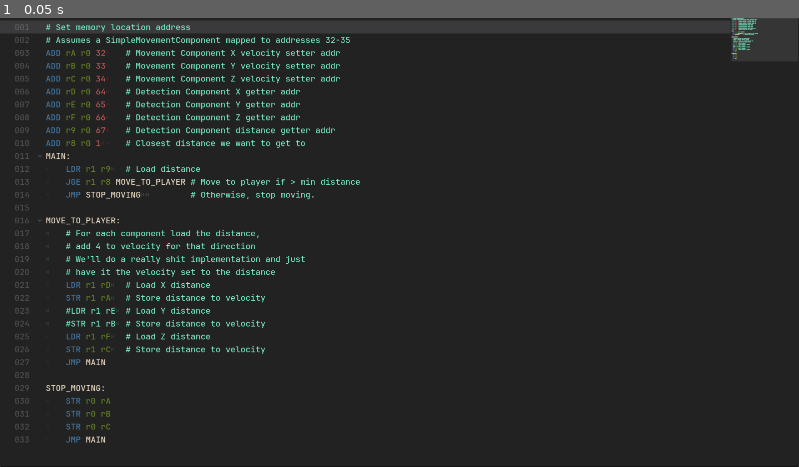
Above: before the commit, frame 1.
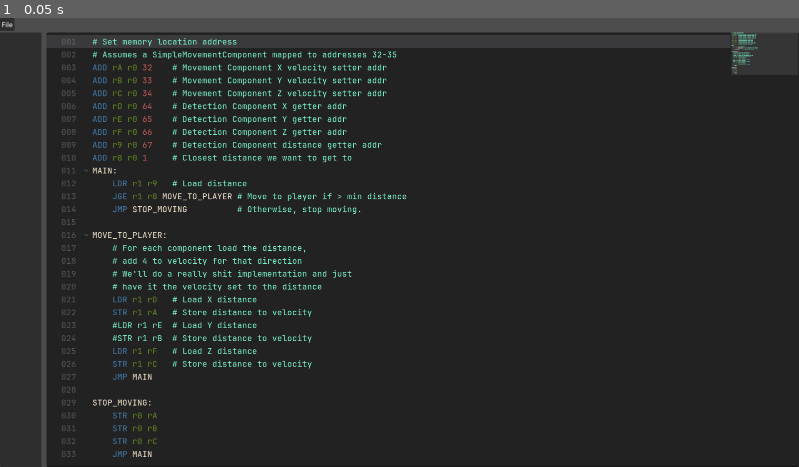
Above: after the commit, the same moment.

Repository: donmegamuffin/ASM
Game: Godot game, scene res://scenes/UI/code_editor.tscn
Two runs of this game, one before a commit and one after it. Both use one fixed random seed, a clock stepped at 60 frames per second and the inputs below.
Inputs:
- Up to frame 1 (0.05 s): no input

The runs differ from the first frame. In frame 1, 11% of the frame differs, in the area x 0-100%, y 0-100%.

Commit message:
Working on file loading

Diff:
--- a/scenes/UI/code_editor.tscn
+++ b/scenes/UI/code_editor.tscn
@@ -1,6 +1,7 @@
 [gd_scene format=3 uid="uid://be7uqiweqr7mw"]
 
 [ext_resource type="Script" uid="uid://dn0186qo0a6js" path="res://scripts/code_editor/main_panel.gd" id="1_q0psu"]
+[ext_resource type="Script" uid="uid://rq3ci5iiuamh" path="res://scripts/code_editor/menubar_file.gd" id="2_0pfut"]
 [ext_resource type="Script" uid="uid://ckasmbru56no2" path="res://scripts/code_editor/syntax_highlighter.gd" id="2_i4sis"]
 [ext_resource type="FontFile" uid="uid://b3o5431r5xjjs" path="res://assets/fonts/JetBrainsMono-Regular.ttf" id="2_xqpb2"]
 [ext_resource type="Script" uid="uid://2scbcltm7a5f" path="res://scripts/code_editor/code_edit.gd" id="4_cctyv"]
@@ -17,16 +18,49 @@
 grow_vertical = 2
 script = ExtResource("1_q0psu")
 
-[node name="Panel" type="Panel" parent="." unique_id=642531413]
+[node name="VBoxContainer" type="VBoxContainer" parent="." unique_id=549298703]
 layout_mode = 1
 anchors_preset = 15
 anchor_right = 1.0
 anchor_bottom = 1.0
 grow_horizontal = 2
 grow_vertical = 2
+
+[node name="MenuBar" type="MenuBar" parent="VBoxContainer" unique_id=793730584]
+layout_mode = 2
+
+[node name="FileMenu" type="PopupMenu" parent="VBoxContainer/MenuBar" unique_id=1903884996]
+unique_name_in_owner = true
+title = "File"
+item_count = 4
+item_0/text = "New"
+item_0/id = 0
+item_1/text = "Open"
+item_1/id = 1
+item_2/text = "Save"
+item_2/id = 2
+item_3/text = "Save As"
+item_3/id = 3
+script = ExtResource("2_0pfut")
+
+[node name="HSplitContainer" type="HSplitContainer" parent="VBoxContainer" unique_id=265782876]
+layout_mode = 2
+size_flags_vertical = 3
+
+[node name="VSplitContainer" type="VSplitContainer" parent="VBoxContainer/HSplitContainer" unique_id=1032960584]
+layout_mode = 2
+
+[node name="Tree" type="Tree" parent="VBoxContainer/HSplitContainer/VSplitContainer" unique_id=1091330598]
+custom_minimum_size = Vector2(100, 0)
+layout_mode = 2
+
+[node name="Panel" type="Panel" parent="VBoxContainer/HSplitContainer" unique_id=642531413]
+layout_mode = 2
+size_flags_horizontal = 3
+size_flags_vertical = 3
 metadata/_edit_use_anchors_ = true
 
-[node name="CodeEdit" type="CodeEdit" parent="Panel" unique_id=1317012361]
+[node name="CodeEdit" type="CodeEdit" parent="VBoxContainer/HSplitContainer/Panel" unique_id=1317012361]
 unique_name_in_owner = true
 layout_mode = 1
 anchors_preset = 15
@@ -77,7 +111,6 @@
 syntax_highlighter = SubResource("CodeHighlighter_cctyv")
 highlight_all_occurrences = true
 highlight_current_line = true
-draw_tabs = true
 symbol_lookup_on_click = true
 symbol_tooltip_on_hover = true
 line_folding = true
@@ -93,5 +126,6 @@
 auto_brace_completion_highlight_matching = true
 script = ExtResource("4_cctyv")
 
-[connection signal="breakpoint_toggled" from="Panel/CodeEdit" to="." method="_on_code_edit_breakpoint_toggled"]
-[connection signal="text_changed" from="Panel/CodeEdit" to="Panel/CodeEdit" method="_on_text_changed"]
+[connection signal="file_content_read" from="VBoxContainer/MenuBar/FileMenu" to="VBoxContainer/HSplitContainer/Panel/CodeEdit" method="_on_file_menu_file_content_read"]
+[connection signal="index_pressed" from="VBoxContainer/MenuBar/FileMenu" to="VBoxContainer/MenuBar/FileMenu" method="_on_index_pressed"]
+[connection signal="text_changed" from="VBoxContainer/HSplitContainer/Panel/CodeEdit" to="VBoxContainer/HSplitContainer/Panel/CodeEdit" method="_on_text_changed"]
--- a/scripts/code_editor/code_edit.gd
+++ b/scripts/code_editor/code_edit.gd
@@ -12,3 +12,7 @@
 func _on_text_changed() -> void:
 	request_code_completion(true)
 	get_code_completion_options()
+
+
+func _on_file_menu_file_content_read(text: String) -> void:
+	self.text = text
--- a/scripts/code_editor/main_panel.gd
+++ b/scripts/code_editor/main_panel.gd
@@ -1,23 +1,4 @@
 extends Control
 
 func _ready() -> void:
-	print(ASMInstructions.EInstruction.MAX)
-	#var code: ASMCompiler.Program = ASMCompiler.compile(%CodeEdit.text)
-	#print(type_string(typeof(code)))
-	#for line in code.instructions:
-	#	print(line)
-
-
-
-
-func _on_code_edit_breakpoint_toggled(_line: int) -> void:
-	var code: ASMCompiler.Program = ASMCompiler.compile(%CodeEdit.text)
-	print(type_string(typeof(code)))
-	for inst in code.instructions:
-		print(inst)
-	%cpu_node.load_program(code)
-	print(%cpu_node.program.instructions)
-	for i in range(10):
-		%cpu_node.tick()
-		print(%cpu_node.ip)
-		print(%cpu_node.registers[1])
+	%FileMenu.code_edit = %CodeEdit
--- /dev/null
+++ b/scripts/code_editor/menubar_file.gd
@@ -0,0 +1,61 @@
+extends PopupMenu
+
+enum STATE{IDLE,OPENING,SAVING}
+
+var fpath: String
+var code_edit: CodeEdit
+var state = STATE.IDLE
+
+signal file_content_read(text: String)
+
+func _on_index_pressed(index: int) -> void:
+	match index:
+		0: new_file()
+		1: open_file()
+		@warning_ignore("standalone_ternary")
+		2: save_as() if fpath else save_as()
+		3: save_as()
+
+func new_file() -> void:
+	return
+
+func open_file() -> void:
+	state = STATE.OPENING
+	var file_dialog := instantiate_filedialog(FileDialog.FileMode.FILE_MODE_OPEN_FILE)
+	get_tree().root.add_child(file_dialog)
+	file_dialog.visible = true
+
+func save() -> void:
+	state = STATE.SAVING
+	_save_file_deferred()
+
+func save_as() -> void:
+	state = STATE.SAVING
+	var file_dialog := instantiate_filedialog(FileDialog.FileMode.FILE_MODE_SAVE_FILE)
+	get_tree().root.add_child(file_dialog)
+	file_dialog.visible = true
+
+func instantiate_filedialog(file_mode: FileDialog.FileMode) -> FileDialog:
+	var file_dialog := FileDialog.new()
+	file_dialog.use_native_dialog = false
+	file_dialog.force_native = false
+	file_dialog.file_mode = file_mode
+	file_dialog.files_selected.connect(_on_file_selected)
+	return file_dialog
+
+func _on_file_selected(path: String)->void:
+	fpath = path
+	match state:
+		STATE.IDLE: return
+		STATE.OPENING: _open_file_deferred()
+		STATE.SAVING: _save_file_deferred()
+
+func _open_file_deferred() -> void:
+	var file = FileAccess.open(fpath,FileAccess.READ)
+	code_edit.text = file.get_as_text()
+	state = STATE.IDLE
+
+func _save_file_deferred() -> void:
+	var file = FileAccess.open(fpath,FileAccess.WRITE)
+	file.store_string(code_edit.text)
+	state = STATE.IDLE
Not shown, added: scripts/code_editor/menubar_file.gd.uid
Not shown, changed: .gitignore
